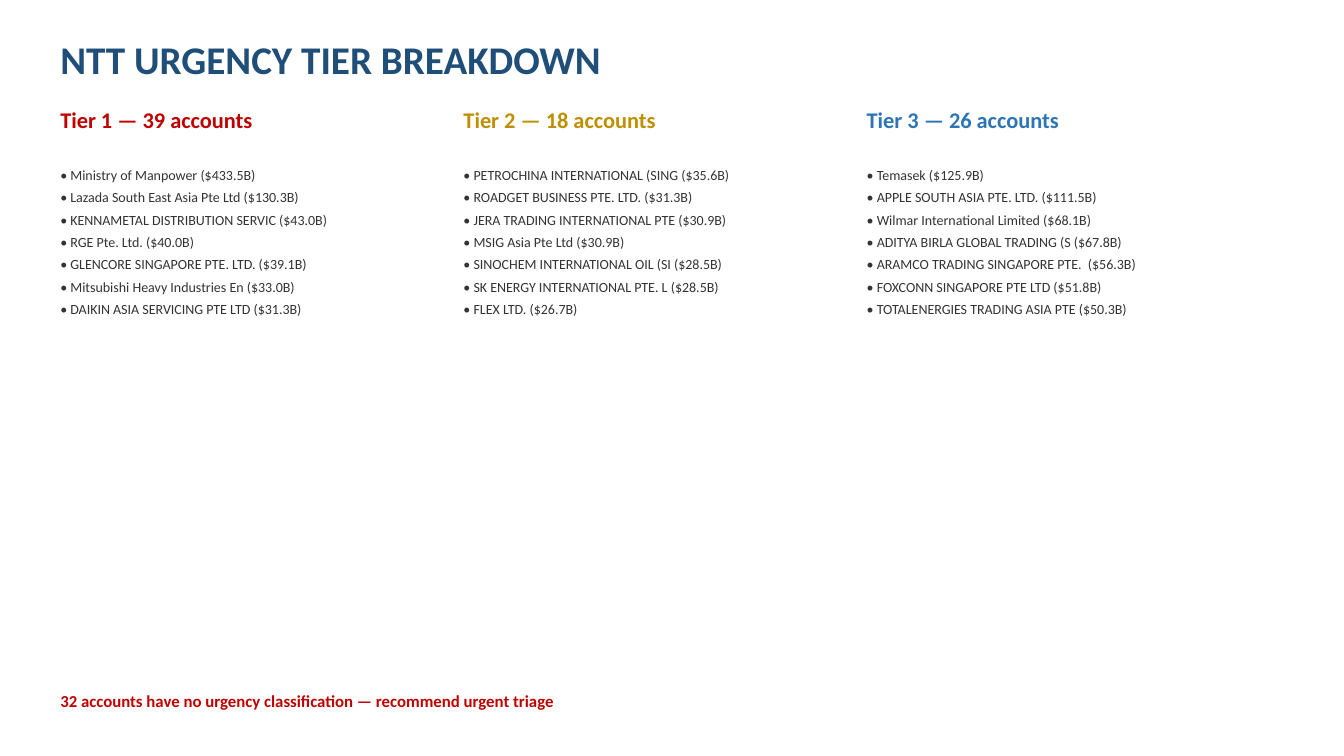
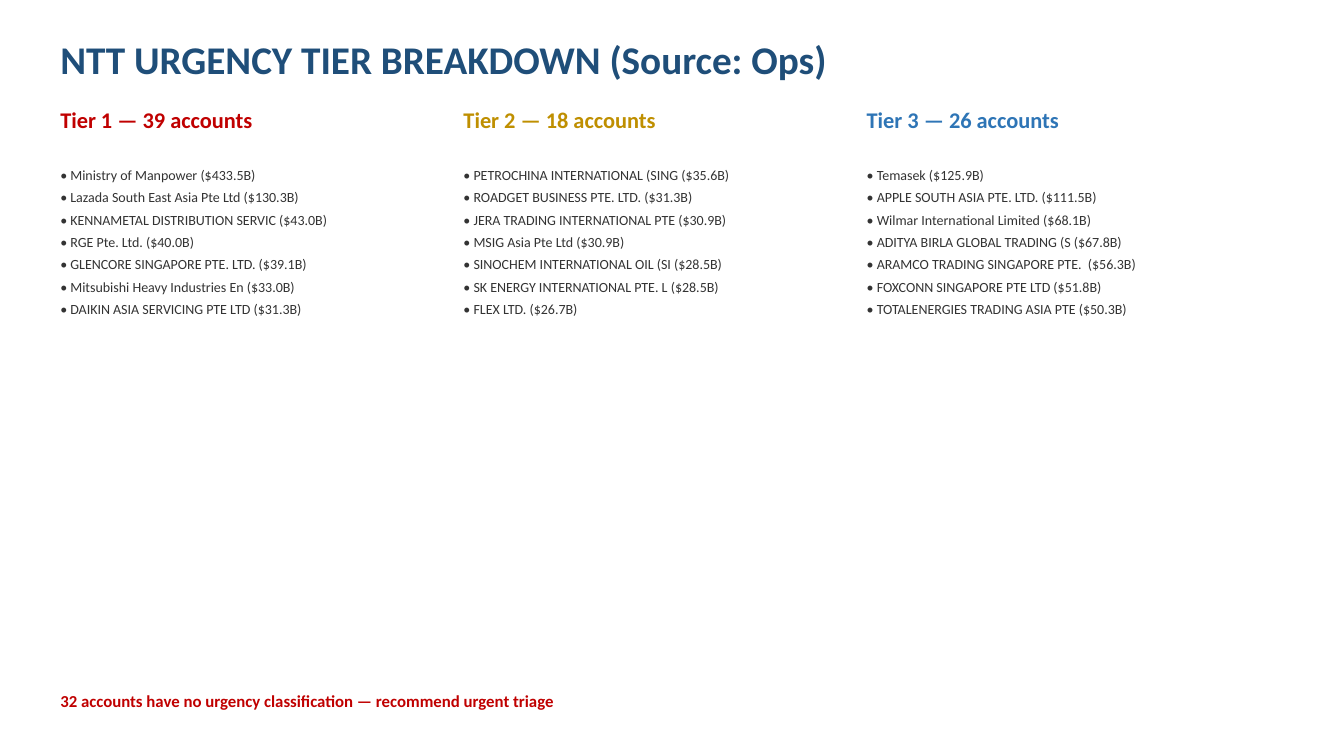
Before and after one commit to bhartiya75/ntt, a slide deck: slide 9 of backend/analysis/SG_GTM_Presentation.pptx. Drawn at 1344x756 pixels with LibreOffice and Linux fonts; fonts in the diff are those of the drawing. Boxes give left, top, right and bottom in pixels: in the first picture for what was removed or moved away, otherwise in the second. Text is boxed around its words. In the diff, an @@ line names an element or a change of style, - is before the commit and + after.

```diff
--- a/backend/analysis/SG_GTM_Presentation.pptx
+++ b/backend/analysis/SG_GTM_Presentation.pptx
@@ text at [60,45,826,80]: text changed @@
-NTT URGENCY TIER BREAKDOWN
+NTT URGENCY TIER BREAKDOWN (Source: Ops)
```
Also in this commit, not shown: 8 other slides changed, 1 other file.
